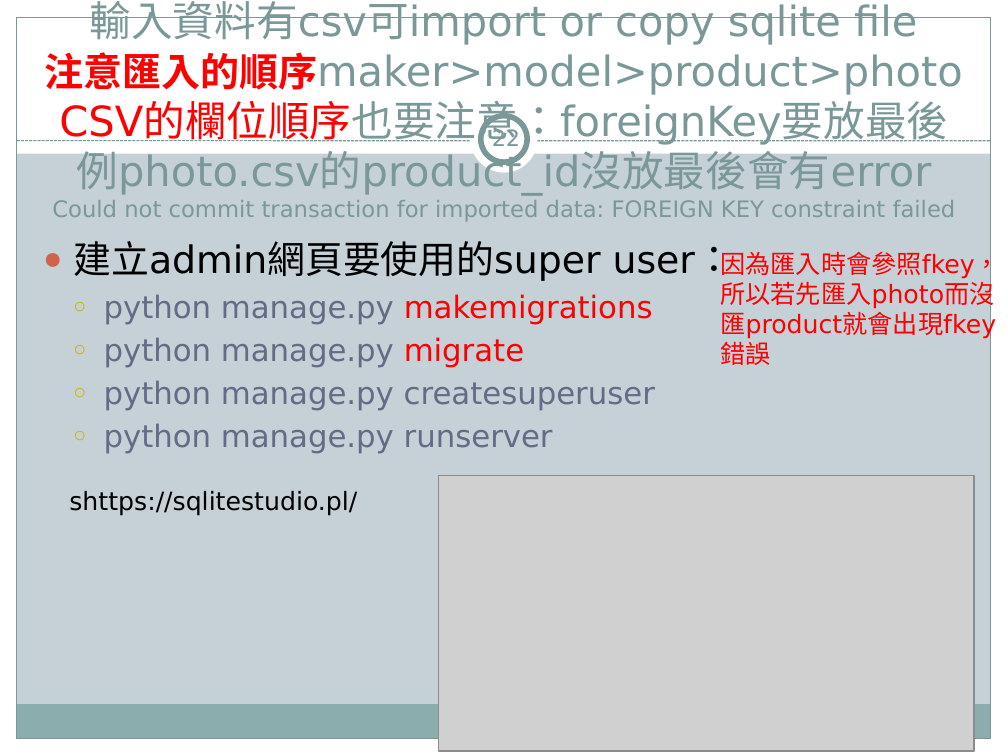
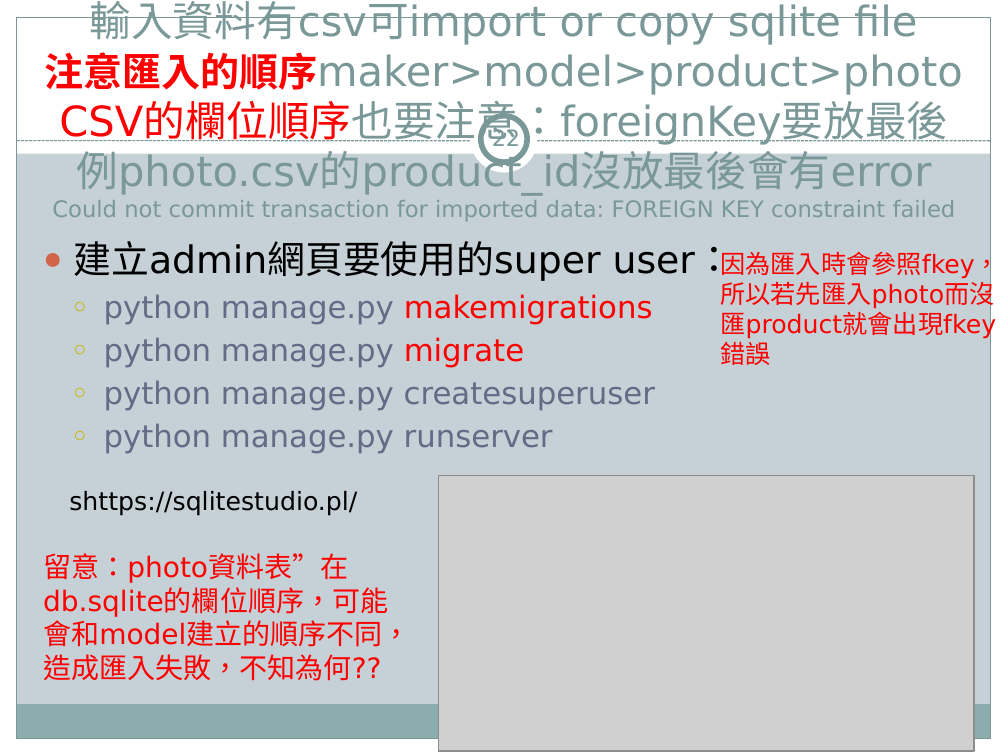
Before and after one commit to jacktea88/406django, a slide deck: slide 22 of ch07/Django4-ch07-1103.pptx. Drawn at 1008x756 pixels with LibreOffice and Linux fonts; fonts in the diff are those of the drawing; grey boxes stand for pictures. Boxes give left, top, right and bottom in pixels: in the first picture for what was removed or moved away, otherwise in the second. Text is boxed around its words. In the diff, an @@ line names an element or a change of style, - is before the commit and + after.

```diff
--- a/ch07/Django4-ch07-1103.pptx
+++ b/ch07/Django4-ch07-1103.pptx
@@ text added at box(43, 553, 411, 681), 20 pt, text #FF0000 @@
+留意：photo資料表”在db.sqlite的欄位順序，可能會和model建立的順序不同，造成匯入失敗，不知為何??
```
Also in this commit, not shown: 5 other slides changed, 3 other files.
